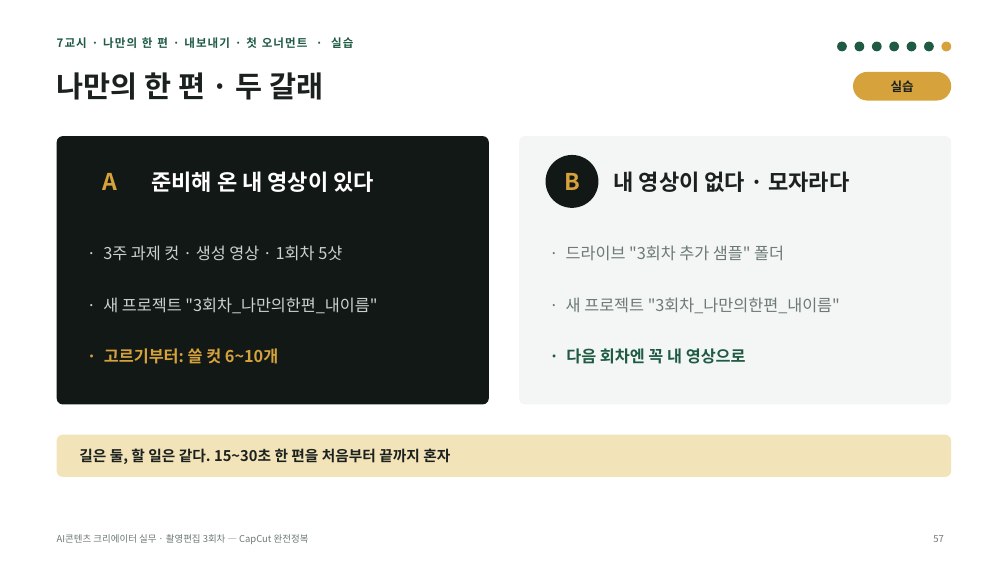
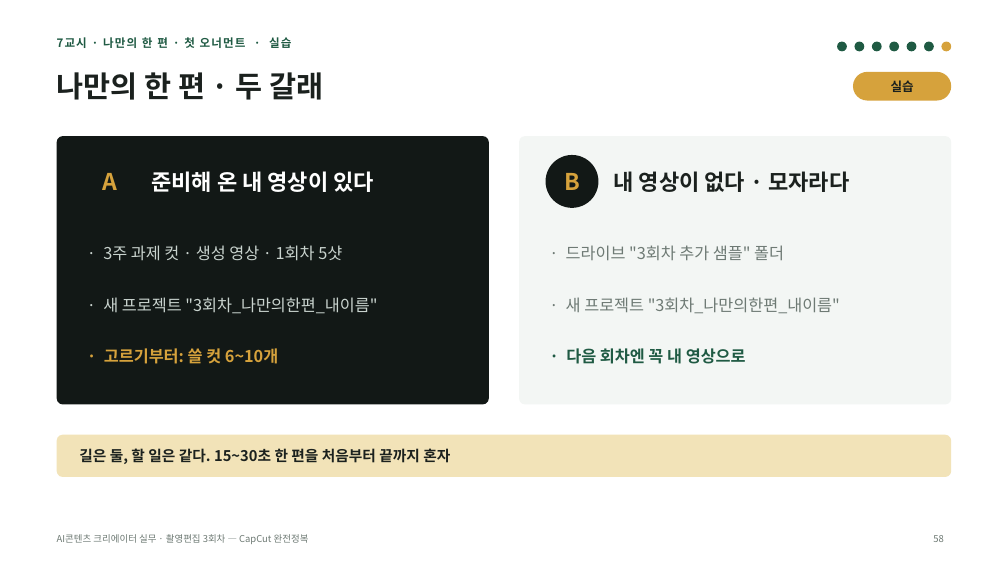
Before and after one commit to yujida/MARUBIT, a slide deck: slide 58 of lectures/03/3회차_CapCut완전정복_슬라이드.pptx (slide 57 before the commit). Drawn at 1008x567 pixels with LibreOffice and Linux fonts; fonts in the diff are those of the drawing. Boxes give left, top, right and bottom in pixels: in the first picture for what was removed or moved away, otherwise in the second. Text is boxed around its words. In the diff, an @@ line names an element or a change of style, - is before the commit and + after.

```diff
--- a/lectures/03/3회차_CapCut완전정복_슬라이드.pptx
+++ b/lectures/03/3회차_CapCut완전정복_슬라이드.pptx
@@ text at box(57, 37, 291, 48): text changed @@
-7교시 · 나만의 한 편 · 내보내기 · 첫 오너먼트 · 실습
+7교시 · 나만의 한 편 · 첫 오너먼트 · 실습
@@ page number at box(933, 535, 943, 542): text changed @@
-57
+58
```
Also in this commit, not shown: 7 other slides changed, 1 slide added, 13 other files.
